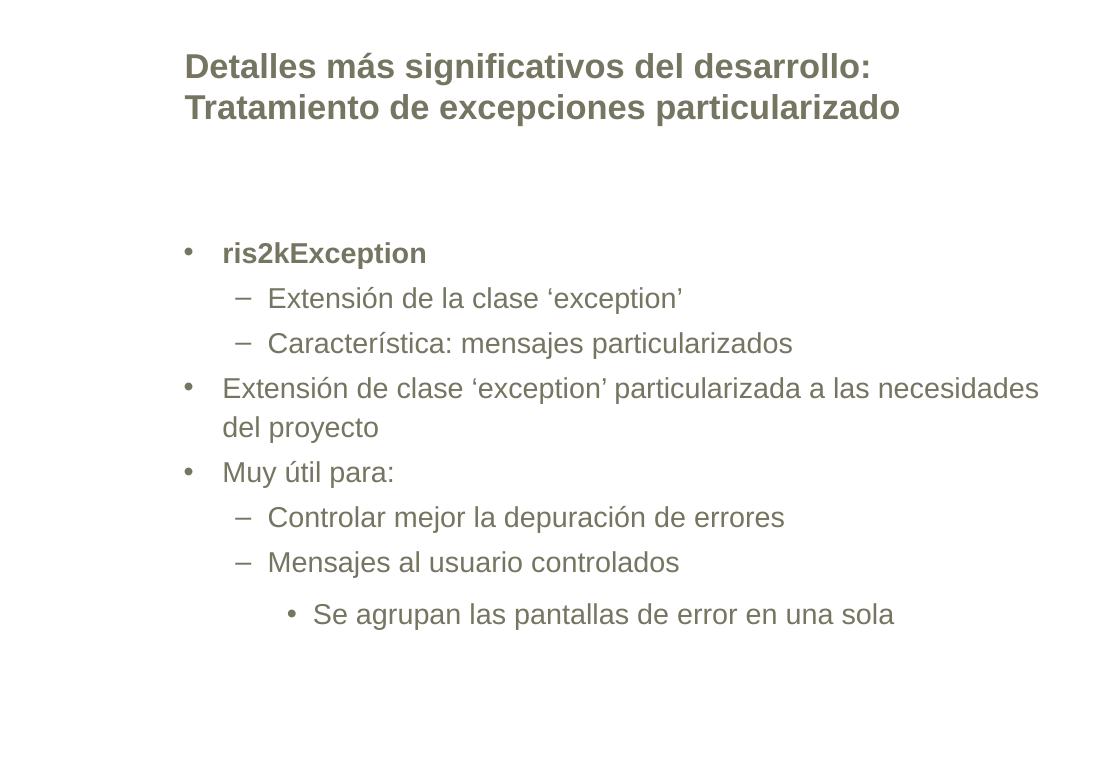
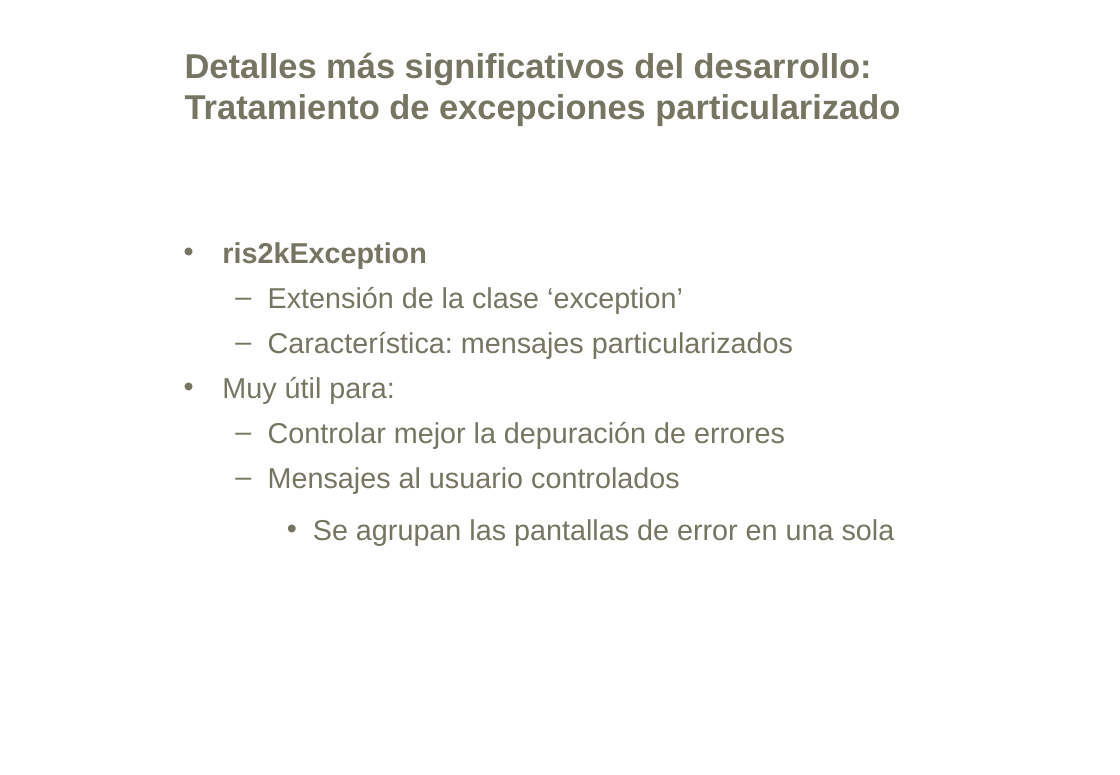
Before and after one commit to Betisman/ris2k, a slide deck: slide 9 of ris2k/doc/presentacion.ppt (slide 8 before the commit). Drawn at 1120x775 pixels with LibreOffice and Linux fonts; fonts in the diff are those of the drawing; background and template pictures are left out. Boxes give left, top, right and bottom in pixels: in the first picture for what was removed or moved away, otherwise in the second. Text is boxed around its words. In the diff, an @@ line names an element or a change of style, - is before the commit and + after.

```diff
--- a/ris2k/doc/presentacion.ppt
+++ b/ris2k/doc/presentacion.ppt
@@ text at (x1=222, y1=377, x2=1039, y2=443): paragraph removed @@
-• Extensión de clase ‘exception’ particularizada a las necesidades del proyecto
```
Also in this commit, not shown: 6 other slides changed, 1 slide added.
